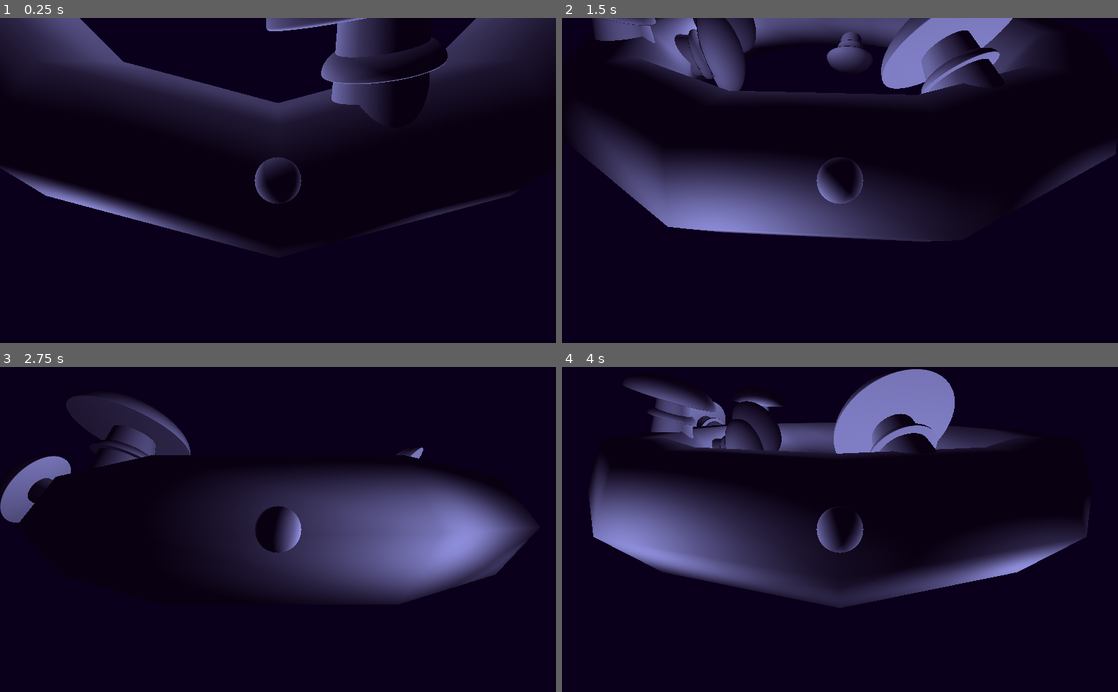
Above: before the commit, frames 1-4 (two rows, left to right).
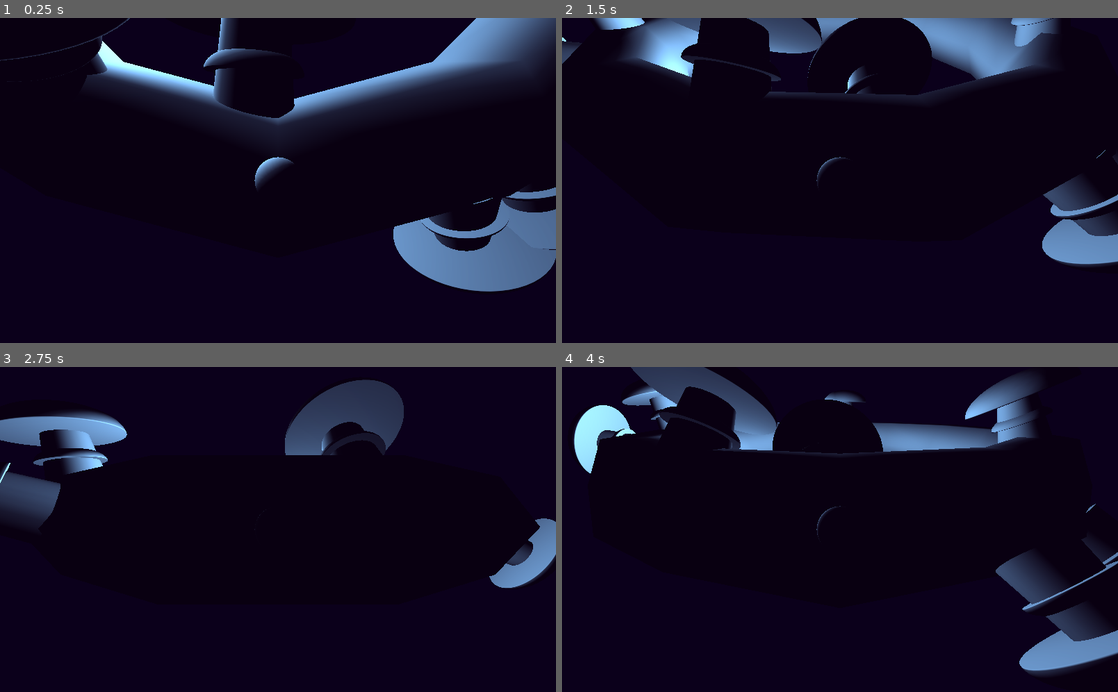
Above: after the commit, the same moments.

Repository: the-alex-g/LD47
Game: Godot game, scene res://Main/Main.tscn
Two runs of this game, one before a commit and one after it. Both use one fixed random seed, a clock stepped at 60 frames per second and the inputs below.
Inputs:
- Up to frame 1 (0.25 s): no input
- Up to frame 2 (1.5 s): tap Enter at 0.5 s; hold Right (Right) 0.53-1.28 s; hold Down (Backward) from 1.28 s (still down)
- Up to frame 3 (2.75 s): release Down (Backward) at 2.03 s; hold Right (Right) from 2.03 s (still down)
- Up to frame 4 (4 s): release Right (Right) at 2.78 s; hold Up (Forward) 2.78-3.53 s; hold Left (Left) from 3.53 s (still down)

The runs differ from the first frame. In frame 1, 20% of the frame differs, in the area x 0-100%, y 0-85%; in frame 2, 27%; in frame 3, 29%; in frame 4, 31%, in the area x 2-100%, y 0-95%.

Commit message:
Add scenery moves

Diff:
--- a/Player/Player.gd
+++ b/Player/Player.gd
@@ -4,7 +4,7 @@
 onready var secondary_rotation_point:Spatial = $Spatial
 #onready var camera:Camera = $Spatial/Camera
 
-func _physics_process(delta):
+func _process(_delta):
 	var primary_rotation:float
 	var secondary_rotation:float
 	if Input.is_action_pressed("Left"):
--- a/Scenery/Mushroom.tscn
+++ b/Scenery/Mushroom.tscn
@@ -45,3 +45,6 @@
 [node name="Frill" type="MeshInstance" parent="Spatial/Mushroom"]
 mesh = SubResource( 4 )
 material/0 = null
+
+[node name="VisibilityNotifier" type="VisibilityNotifier" parent="."]
+[connection signal="camera_exited" from="VisibilityNotifier" to="." method="_on_VisibilityNotifier_camera_exited"]
--- a/Scenery/Scenery.gd
+++ b/Scenery/Scenery.gd
@@ -7,10 +7,13 @@
 # Called when the node enters the scene tree for the first time.
 func _ready():
 	randomize()
+	_set_new_location()
+
+
+func _set_new_location():
 	rotation_degrees.y = rand_range(1,360)
 	secondary_rotation_point.rotation_degrees.x = rand_range(1,360)
 
 
-# Called every frame. 'delta' is the elapsed time since the previous frame.
-#func _process(delta):
-#	pass
+func _on_VisibilityNotifier_camera_exited(camera):
+	_set_new_location()
--- a/Scenery/Wisps.tscn
+++ b/Scenery/Wisps.tscn
@@ -10,4 +10,7 @@
 
 [node name="OmniLight" type="OmniLight" parent="Spatial"]
 transform = Transform( 1, 0, 0, 0, 1, 0, 0, 0, 1, 0, 1, 0 )
-light_color = Color( 0.584314, 0.619608, 0.882353, 1 )
+light_color = Color( 0.513726, 0.796078, 0.980392, 1 )
+
+[node name="VisibilityNotifier" type="VisibilityNotifier" parent="."]
+[connection signal="camera_exited" from="VisibilityNotifier" to="." method="_on_VisibilityNotifier_camera_exited"]
Not shown, added: export_presets.cfg
